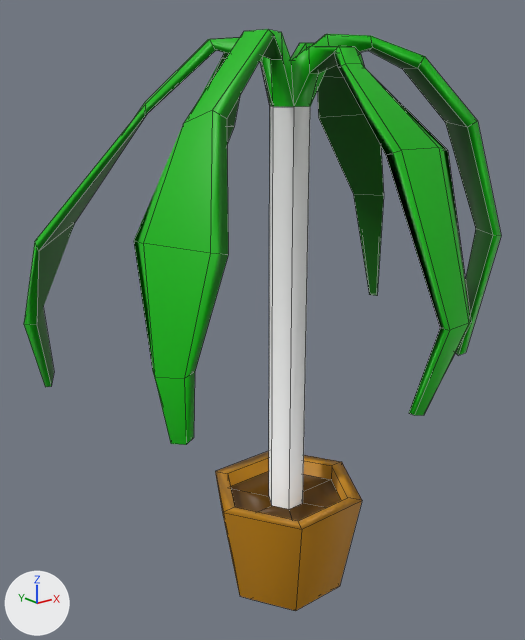
One commit to the FBX model Assets/Maya Files/Stage02/Interiors/Plant.fbx: the scene before it, then after it.
Before and after are seen from a 50 mm camera at (0.00375, 0.07577, 0.00835) aimed at (0.0139, 0.08845, 0.00327). Lighting does not change. The marker at lower left points along +X, +Y and +Z. Mesh edges are drawn as thin lines. Where no turn or scale is listed for an object, it has been applied to the vertices.

Names of what the first picture shows: 'Plant'.
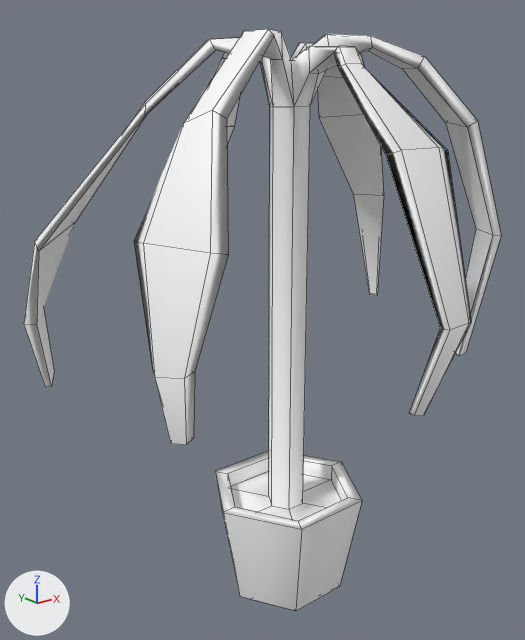
The newer file is also turned or shifted as a whole; pictures and numbers use the older file's frame.

What the commit changed:
me_mesh has 194 vertices, 198 faces and spans x -0.00492..0.00529, y -0.00465..0.0049, z 0.0..0.01315.
me_mesh is used by ob_plant; location (0.01415, 0.08784, -0.00367).
me_mesh part 1: all 121 faces that had it switch from mat_lambert11 (green #00bc00) to mat_lambert9 (its picture is missing).
me_mesh part 2: all 30 faces that had it switch from mat_lambert7 (orange #c48500) to mat_lambert9 (its picture is missing).
me_mesh part 3: all 6 faces that had it switch from mat_lambert8 (brown #603f00) to mat_lambert9 (its picture is missing).
me_mesh part 4: all 35 faces that had it switch from mat_lambert10 (dark green #006600) to mat_lambert9 (its picture is missing).

Location of each change, [x1, y1, x2, y2] in pixels of the pictures (525 x 640 px):
part 1 of me_mesh, recoloured (green to white)
    both: [24, 29, 501, 445]
part 2 of me_mesh, recoloured (brown to grey)
    both: [215, 451, 362, 611]
part 3 of me_mesh, recoloured (brown to white)
    both: [231, 471, 341, 520]
part 4 of me_mesh, recoloured (green to grey)
    both: [37, 36, 493, 386]
